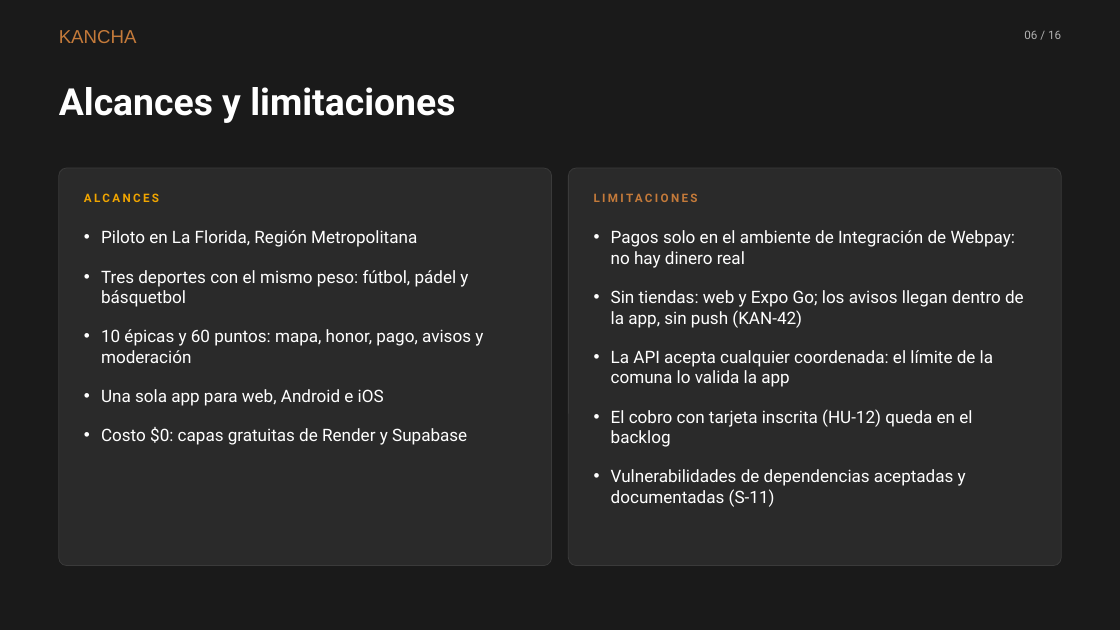
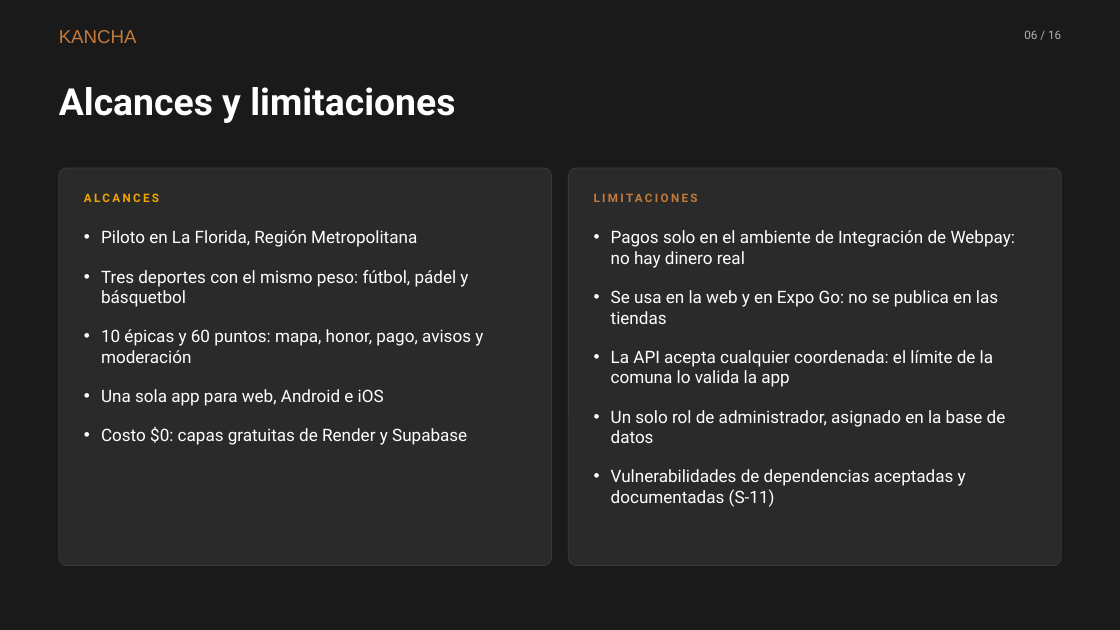
Before and after one commit to avenaaaa/KANCHA, a slide deck: slide 6 of fase-2-desarrollo/entrega/3-presentacion/Kancha_Presentacion_Fase2_v2.pptx. Drawn at 1120x630 pixels with LibreOffice and Linux fonts; fonts in the diff are those of the drawing. Boxes give left, top, right and bottom in pixels: in the first picture for what was removed or moved away, otherwise in the second. Text is boxed around its words. In the diff, an @@ line names an element or a change of style, - is before the commit and + after.

```diff
--- a/fase-2-desarrollo/entrega/3-presentacion/Kancha_Presentacion_Fase2_v2.pptx
+++ b/fase-2-desarrollo/entrega/3-presentacion/Kancha_Presentacion_Fase2_v2.pptx
@@ text at (x1=611, y1=290, x2=998, y2=324): text changed @@
-• Sin tiendas: web y Expo Go; los avisos llegan dentro de la app, sin push (KAN-42)
+• Se usa en la web y en Expo Go: no se publica en las tiendas
@@ text at (x1=611, y1=410, x2=1006, y2=443): text changed @@
-• El cobro con tarjeta inscrita (HU-12) queda en el backlog
+• Un solo rol de administrador, asignado en la base de datos
```
Also in this commit, not shown: 2 other slides changed, 33 other files.
